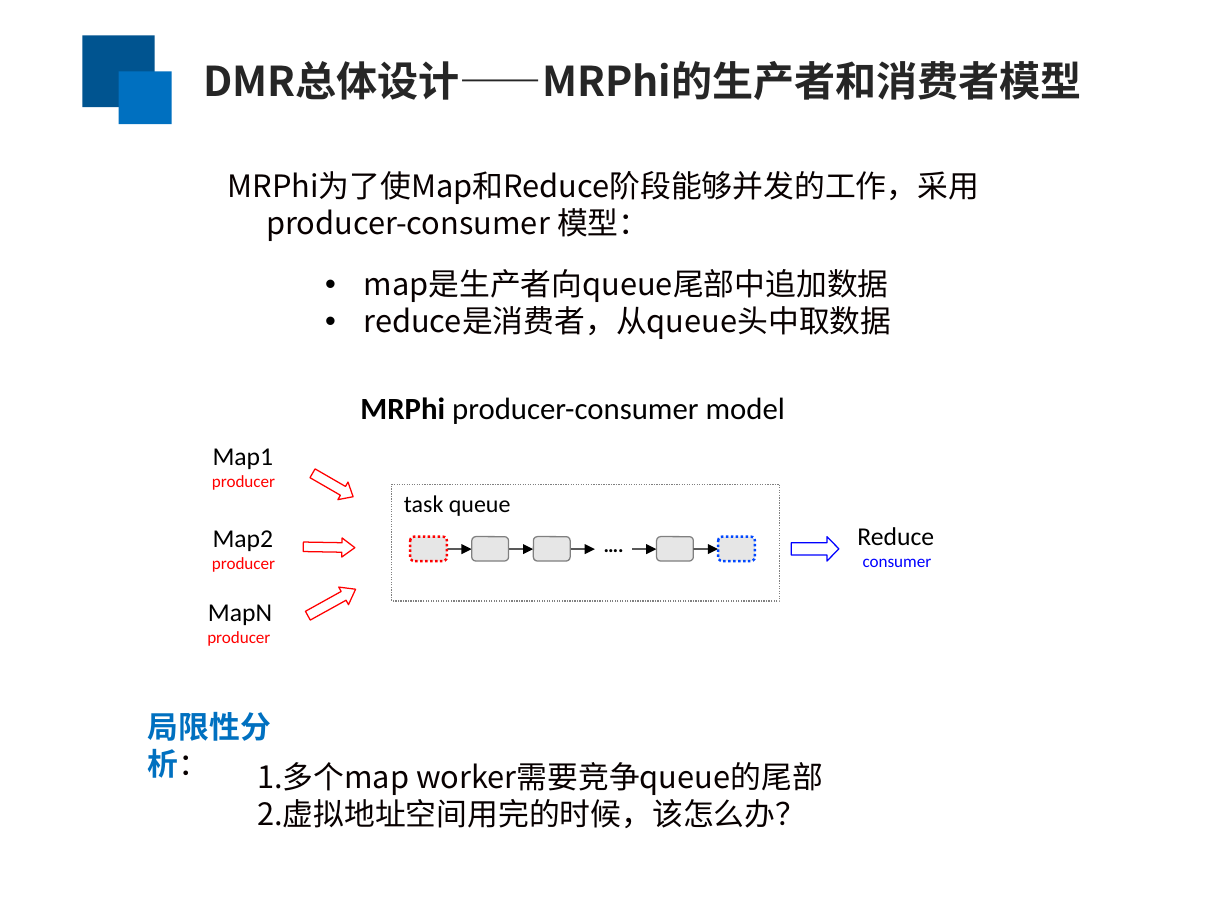
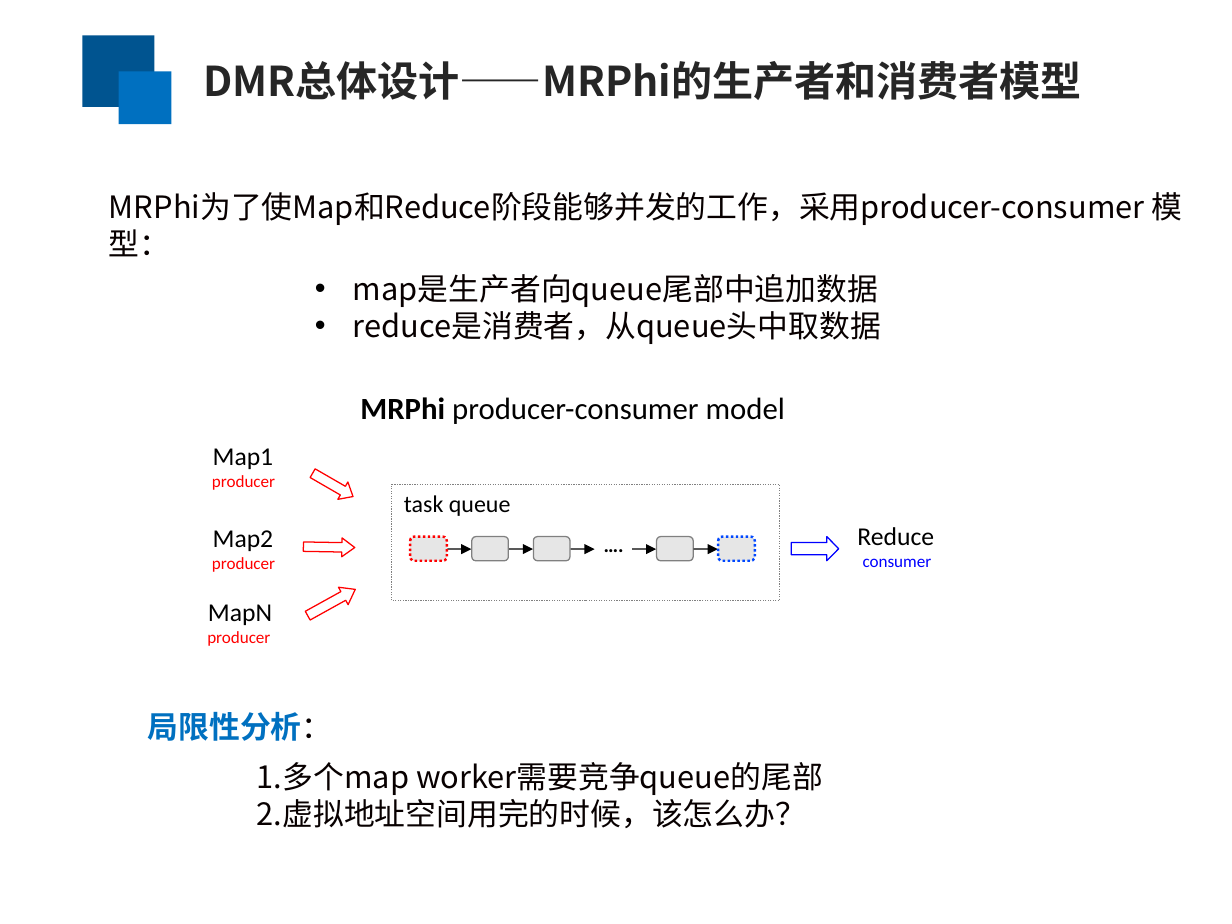
Before and after one commit to yufenyu/work, a slide deck: slide 8 of dmr_paper/paper/chinaSys-2016.ppt (slide 9 before the commit). Drawn at 1232x924 pixels with LibreOffice and Linux fonts; fonts in the diff are those of the drawing. Boxes give left, top, right and bottom in pixels: in the first picture for what was removed or moved away, otherwise in the second. Text is boxed around its words. In the diff, an @@ line names an element or a change of style, - is before the commit and + after.

```diff
--- a/dmr_paper/paper/chinaSys-2016.ppt
+++ b/dmr_paper/paper/chinaSys-2016.ppt
@@ text "MRPhi为了使Map和Reduce阶段能够并发的工作，采用producer-consumer 模型：" rewrapped from bbox=[228, 171, 980, 241] to bbox=[109, 192, 1183, 257] @@
@@ text "map是生产者向queue尾部中追加数据": place and size @@
-text "map是生产者向queue尾部中追加数据" at bbox=[363, 269, 891, 339]
+text "map是生产者向queue尾部中追加数据" at bbox=[353, 274, 881, 344]
@@ right arrow at bbox=[303, 537, 355, 556]: proportions changed @@
@@ right arrow at bbox=[791, 537, 839, 562]: proportions changed @@
@@ text "局限性分析：" rewrapped from bbox=[148, 711, 271, 778] to bbox=[148, 711, 333, 741] @@
```
Also in this commit, not shown: 11 other slides changed, 1 slide removed.
